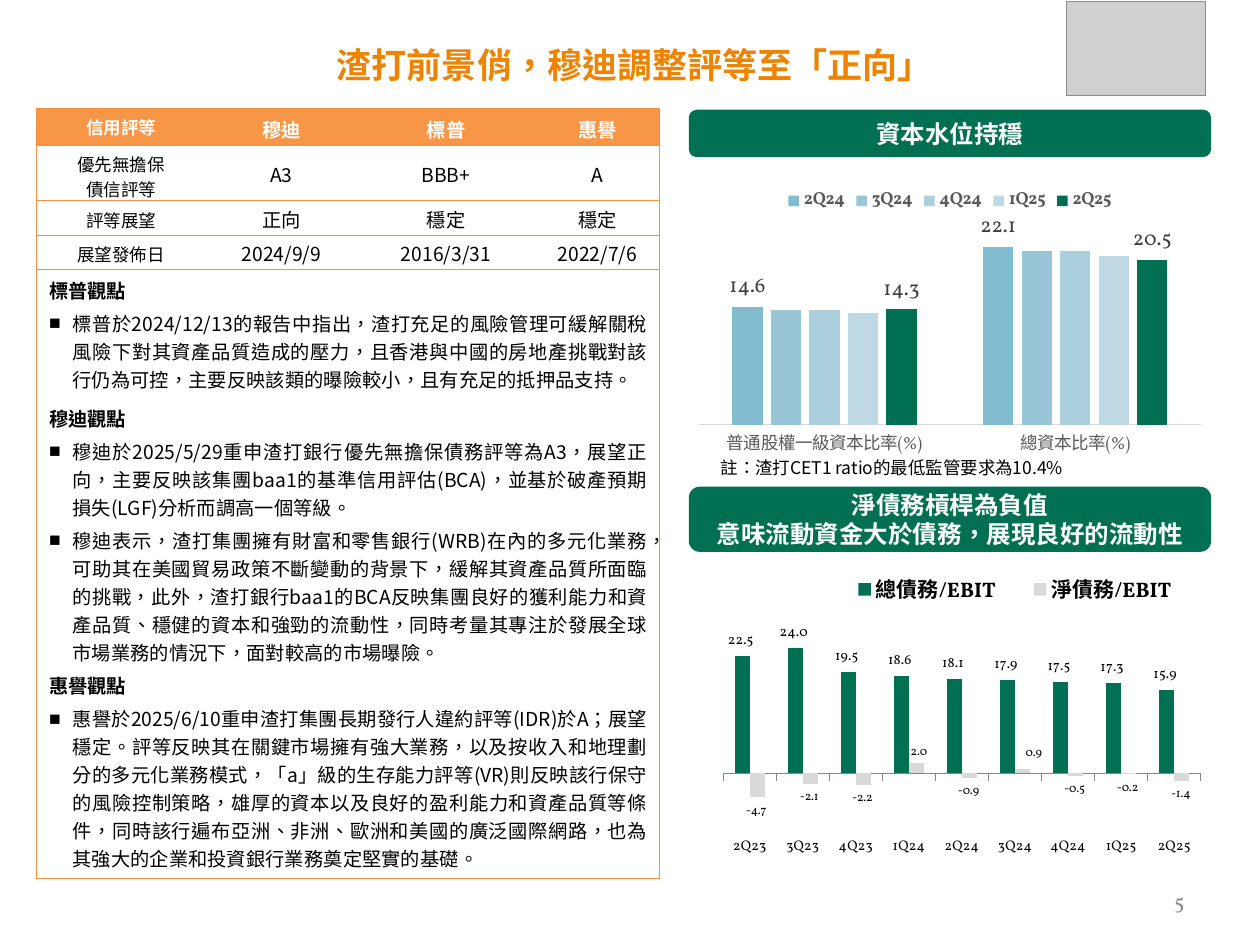
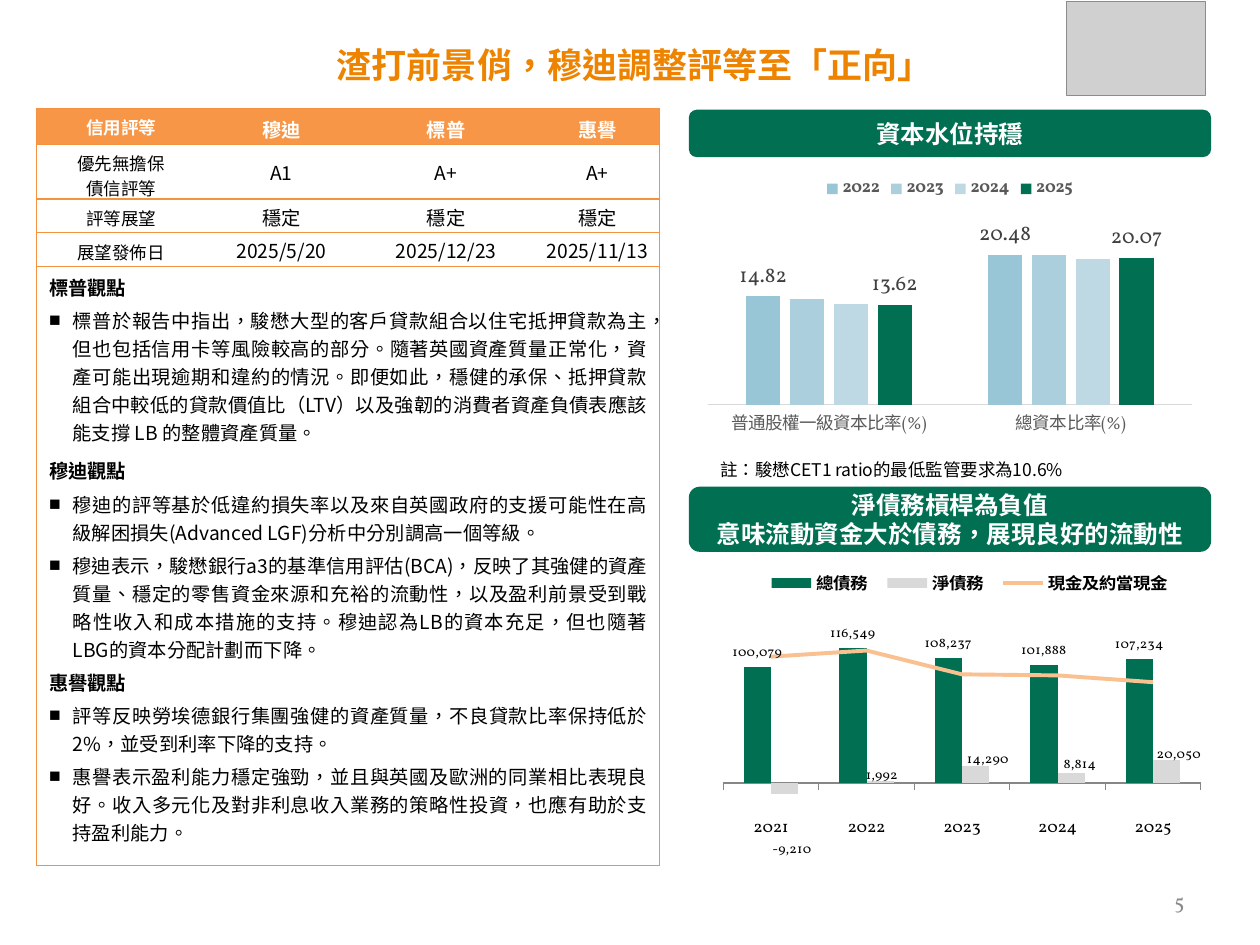
Before and after one commit to BucoKuo/RPA, a slide deck: slide 5 of 一銀-駿懋銀行(1Q26).pptx. Drawn at 1260x945 pixels with LibreOffice and Linux fonts; fonts in the diff are those of the drawing; grey boxes stand for pictures; background and template pictures are left out. Boxes give left, top, right and bottom in pixels: in the first picture for what was removed or moved away, otherwise in the second. Text is boxed around its words. In the diff, an @@ line names an element or a change of style, - is before the commit and + after.

```diff
--- a/一銀-駿懋銀行(1Q26).pptx
+++ b/一銀-駿懋銀行(1Q26).pptx
@@ table at <box>37,108,659,866</box> @@
-row 2: 優先無擔保 / 債信評等 | A3 | BBB+ | A
+row 2: 優先無擔保 / 債信評等 | A1 | A+ | A+
-row 3, column 2: 正向
+row 3, column 2: 穩定
-row 4: 展望發佈日 | 2024/9/9 | 2016/3/31 | 2022/7/6
+row 4: 展望發佈日 | 2025/5/20 | 2025/12/23 | 2025/11/13
-row 5, column 1: 標普觀點 / 標普於2024/12/13的報告中指出，渣打充足的風險管理可緩解關稅風險下對其資產品質造成的壓力，且香港與中國的房地產挑戰對該行仍為可控，主要反映該類的曝險較小，且有充足的抵押品支持。 / 穆迪觀點 / 穆迪於2025/5/29重申渣打銀行優先無擔保債務評等為A3，展望正向，主要反映該集團baa1的基準信用評估(BCA)，並基於破產預期損失(LGF)分析而調高一個等級。 / 穆迪表示，渣打集團擁有財富和零售銀行(WRB)在內的多元化業務，可助其在美國貿易政策不斷變動的背景下，緩解其資產品質所面臨的挑戰，此外，渣打銀行baa1的BCA反映集團良好的獲利能力和資產品質、穩健的資本和強勁的流動性，同時考量其專注於發展全球市場業務的情況下，面對較高的市場曝險。 / 惠譽觀點 / 惠譽於2025/6/10重申渣打集團長期發行人違約評等(IDR)於A；展望穩定。評等反映其在關鍵市場擁有強大業務，以及按收入和地理劃分的多元化業務模式，「a」級的生存能力評等(VR)則反映該行保守的風險控制策略，雄厚的資本以及良好的盈利能力和資產品質等條件，同時該行遍布亞洲、非洲、歐洲和美國的廣泛國際網路，也為其強大的企業和投資銀行業務奠定堅實的基礎。
+row 5, column 1: 標普觀點 / 標普於報告中指出，駿懋大型的客戶貸款組合以住宅抵押貸款為主，但也包括信用卡等風險較高的部分。隨著英國資產質量正常化，資產可能出現逾期和違約的情況。即便如此，穩健的承保、抵押貸款組合中較低的貸款價值比（LTV）以及強韌的消費者資產負債表應該能支撐 LB 的整體資產質量。 / 穆迪觀點 / 穆迪的評等基於低違約損失率以及來自英國政府的支援可能性在高級解困損失(Advanced LGF)分析中分別調高一個等級。 / 穆迪表示，駿懋銀行a3的基準信用評估(BCA)，反映了其強健的資產質量、穩定的零售資金來源和充裕的流動性，以及盈利前景受到戰略性收入和成本措施的支持。穆迪認為LB的資本充足，但也隨著LBG的資本分配計劃而下降。 / 惠譽觀點 / 評等反映勞埃德銀行集團強健的資產質量，不良貸款比率保持低於2%，並受到利率下降的支持。 / 惠譽表示盈利能力穩定強勁，並且與英國及歐洲的同業相比表現良好。收入多元化及對非利息收入業務的策略性投資，也應有助於支持盈利能力。
@@ column chart at <box>689,163,1212,457</box> @@
-2Q24: 14.6, 22.1
+2022: 14.82, 20.48
@@ colour of 2022 #81BDD1 to #98C6D7 @@
@@ data labels of 2022 changed @@
-3Q24: 14.2, 21.6
+2023: 14.4, 20.5
@@ colour of 2023 #98C6D7 to #ADD0DD @@
-4Q24: 14.2, 21.5
+2024: 13.7, 19.9
@@ colour of 2024 #ADD0DD to #BED9E4 @@
-1Q25: 13.8, 20.9
+2025: 13.62, 20.07
@@ colour of 2025 #BED9E4 to #006F52 @@
@@ data labels of 2025 added @@
-2Q25: 14.3, 20.5
@@ plot area changed @@
@@ column chart: place and size @@
-column chart at <box>689,175,1212,464</box>
+column chart at <box>689,163,1212,457</box>
@@ text at <box>721,461,1063,478</box>: text changed @@
-註：渣打CET1 ratio的最低監管要求為10.4%
+註：駿懋CET1 ratio的最低監管要求為10.6%
@@ column chart at <box>689,564,1218,859</box> @@
-categories: 2Q23, 3Q23, 4Q23, 1Q24, 2Q24, 3Q24, 4Q24, 1Q25, 2Q25
+categories: 2021, 2022, 2023, 2024, 2025
-總債務/EBIT: 22.5, 24, 19.4, 18.6, 18.1, 17.9, 17.5, 17.3, 15.9
+總債務: 100079, 116549, 108237, 101888, 107234
@@ data labels of 總債務 changed @@
-淨債務/EBIT: -4.7, -2, -2.2, 2, -0.9, 0.9, -0.5, -0.2, -1.4
+淨債務: -9210, 1992, 14290, 8814, 20050
@@ data labels of 淨債務 changed @@
+現金及約當現金: 109000, 115000, 94000, 93000, 87000
@@ legend changed @@
@@ category axis changed @@
@@ value axis changed @@
@@ second value axis changed @@
@@ plot area changed @@
@@ column chart: place and size @@
-column chart at <box>689,552,1218,864</box>
+column chart at <box>689,564,1218,859</box>
```
Also in this commit, not shown: 2 other slides changed, 1 slide added, 1 slide removed.
